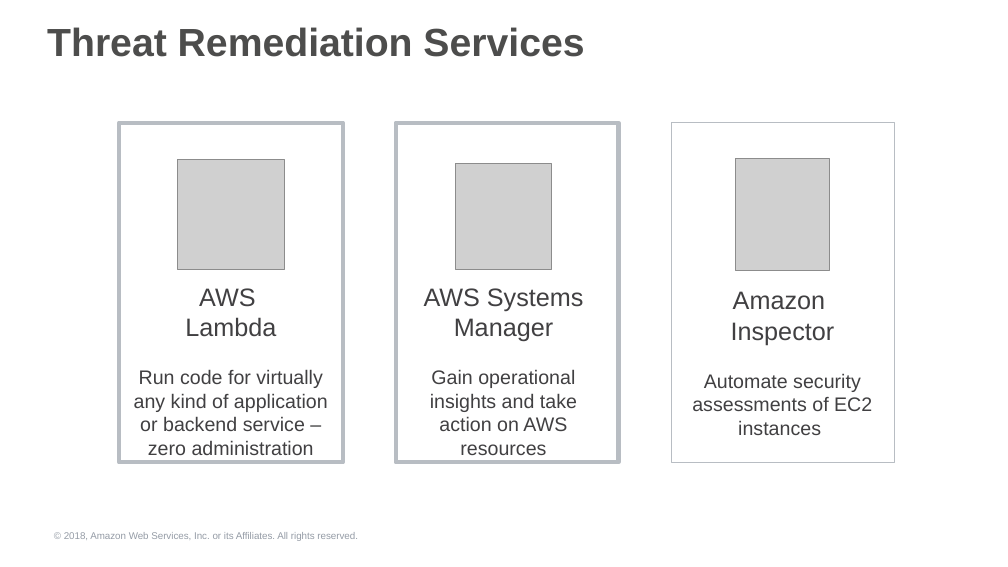
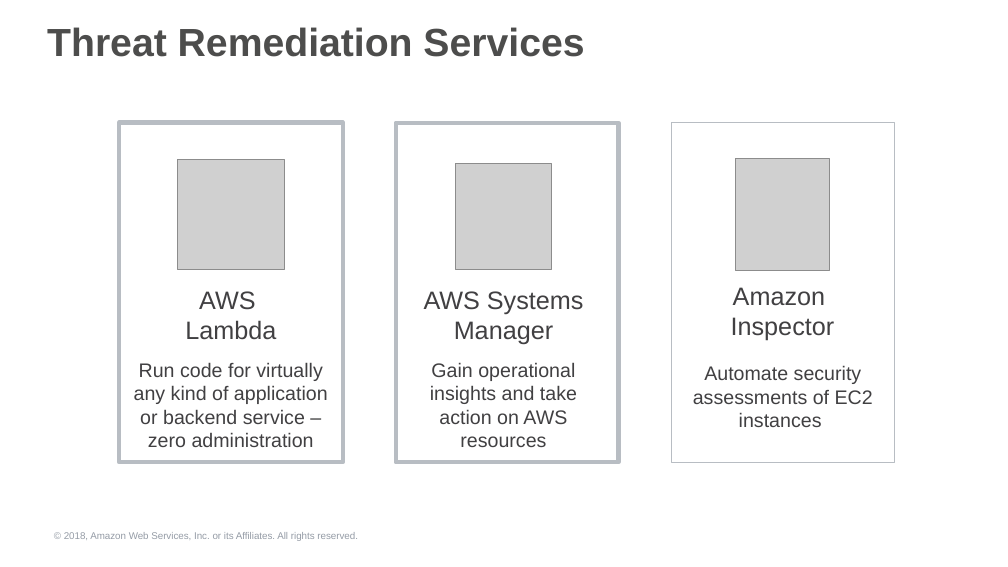
Before and after one commit to robnolen/aws-security-workshops, a slide deck: slide 26 of threat-detection-wksp/presentations/threat-detection-wksp-module2-presentation.pptx (slide 27 before the commit). Drawn at 1008x567 pixels with LibreOffice and Linux fonts; fonts in the diff are those of the drawing; grey boxes stand for pictures; background and template pictures are left out. Boxes give left, top, right and bottom in pixels: in the first picture for what was removed or moved away, otherwise in the second. Text is boxed around its words. In the diff, an @@ line names an element or a change of style, - is before the commit and + after.

```diff
--- a/threat-detection-wksp/presentations/threat-detection-wksp-module2-presentation.pptx
+++ b/threat-detection-wksp/presentations/threat-detection-wksp-module2-presentation.pptx
@@ text at (x1=185, y1=288, x2=276, y2=337): paragraphs removed @@
-AWS
-Lambda
@@ text added at (x1=185, y1=291, x2=276, y2=340), 18 pt, text #414042 @@
+AWS
+Lambda
@@ text at (x1=424, y1=288, x2=584, y2=342): paragraph removed @@
-AWS Systems Manager
@@ text added at (x1=424, y1=291, x2=584, y2=345), 18 pt, text #414042 @@
+AWS Systems Manager
@@ text "Run code for virtually any ..." moved from (x1=134, y1=288, x2=328, y2=455) to (x1=134, y1=362, x2=328, y2=447) @@
@@ text "Run code for virtually any ..." at (x1=134, y1=362, x2=328, y2=447): vertical alignment middle to top @@
@@ text "Gain operational insights and take ..." at (x1=430, y1=362, x2=577, y2=447): vertical alignment middle to top @@
@@ text "Gain operational insights and take ..." moved from (x1=424, y1=288, x2=584, y2=431) to (x1=430, y1=362, x2=577, y2=447) @@
@@ text at (x1=692, y1=373, x2=872, y2=435): paragraph removed @@
-Automate security assessments of EC2 instances
@@ text added at (x1=693, y1=365, x2=873, y2=427), 14 pt, text #414042 @@
+Automate security assessments of EC2 instances
```
Also in this commit, not shown: 12 other slides changed, 1 slide removed, 2 other files.
